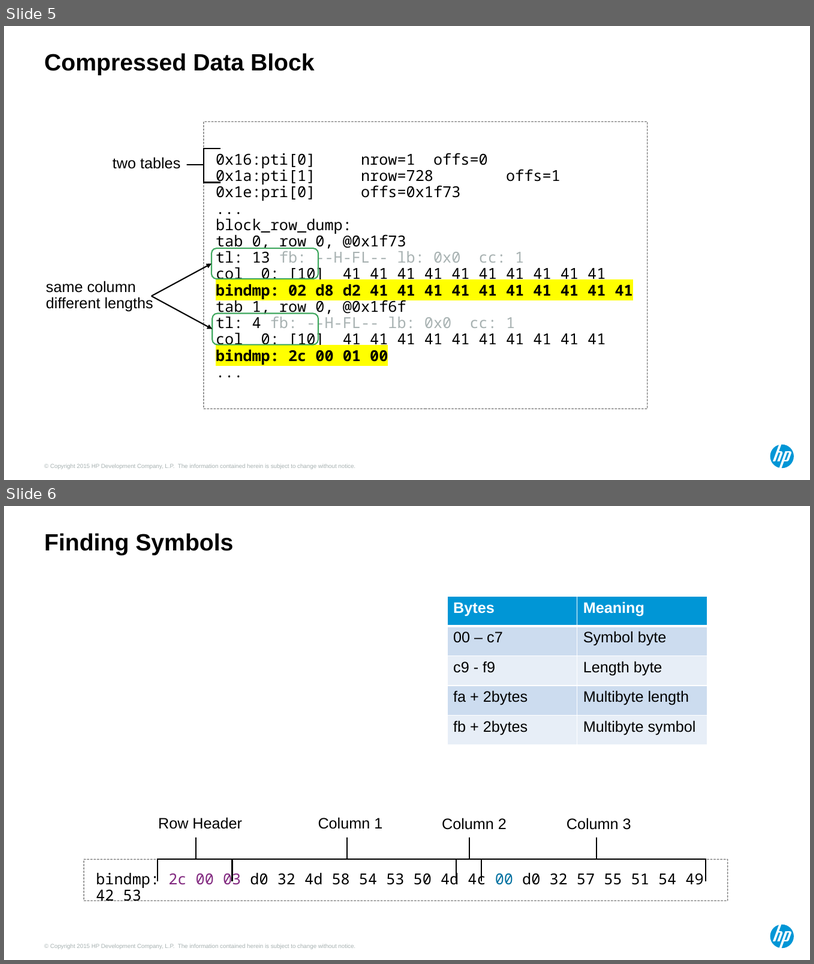
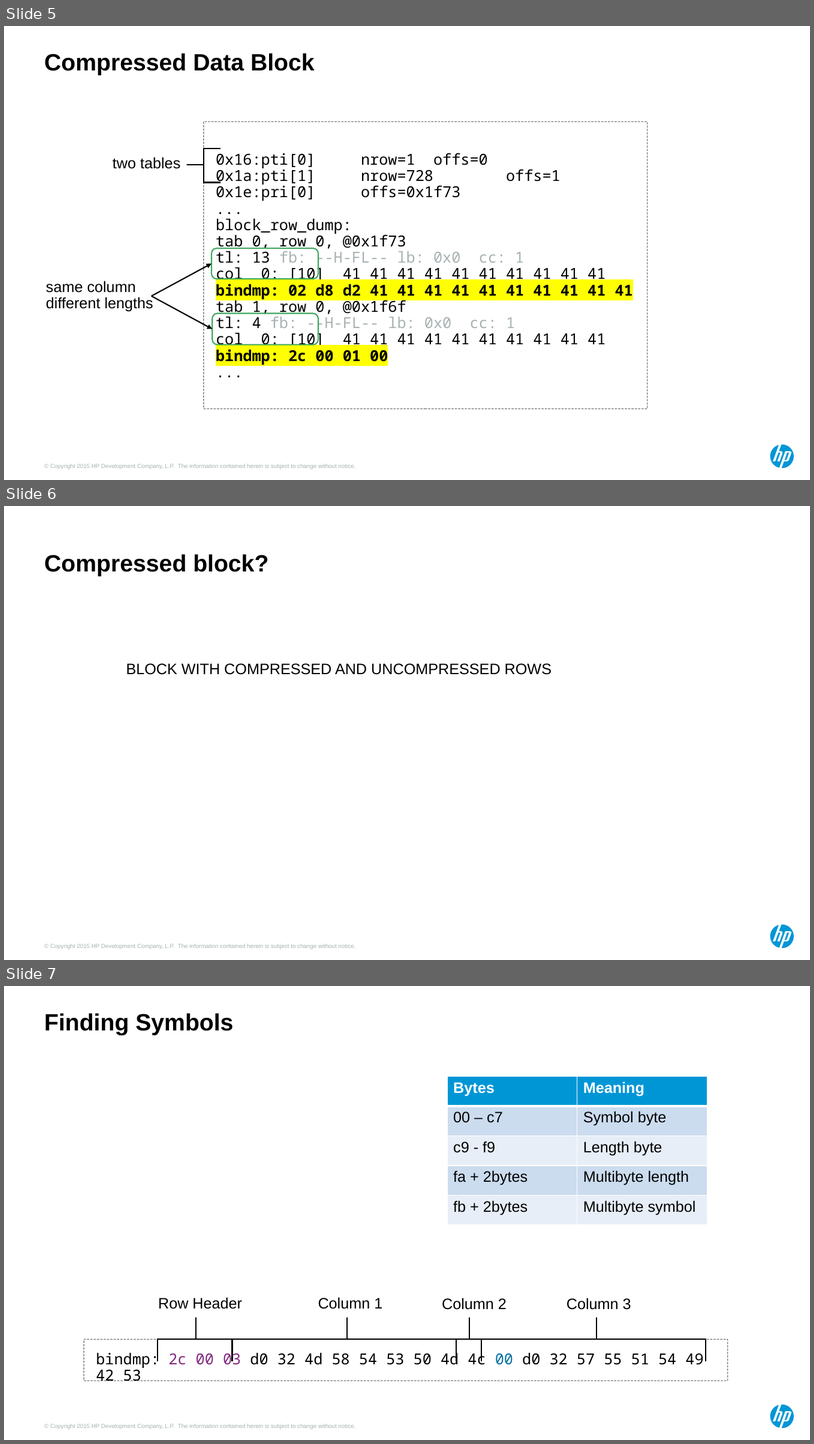
Before and after one commit to Dyland28/HP-Data-Compression, a slide deck: compression_sand_weiss_hotsos_2018.pptx. Shown one above the other, each under a label of ours: slides 5 and 6 before the commit, slides 5, 6 and 7 after it. The pictures are 814x964 and 814x1444 pixels, drawn with LibreOffice and Linux fonts; fonts in the diff are those of the drawing. Boxes give left, top, right and bottom in pixels: in the first picture for what was removed or moved away, otherwise in the second. Text is boxed around its words. In the diff, an @@ line names an element or a change of style, - is before the commit and + after.

```diff
--- a/compression_sand_weiss_hotsos_2018.pptx
+++ b/compression_sand_weiss_hotsos_2018.pptx
@@ slide 6 added at [4, 506, 810, 960], background #FFFFFF; not listed: 2 template elements that a slide beside it also shows @@
@@ title added at [44, 554, 269, 576], 28 pt, text #000000, bold @@
+Compressed block?
@@ text added at [126, 663, 552, 675], 18 pt, text #000000 @@
+BLOCK WITH COMPRESSED AND UNCOMPRESSED ROWS
@@ what was slide 6 is now slide 7 @@
```
Also in this commit, not shown: 5 slides changed, 3 other slides added, 1 slide removed.
